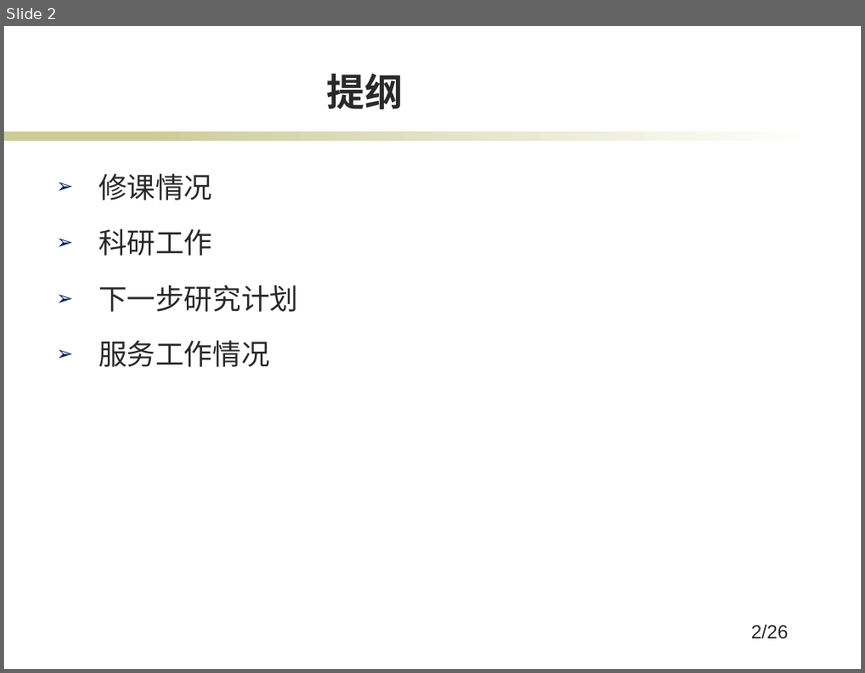
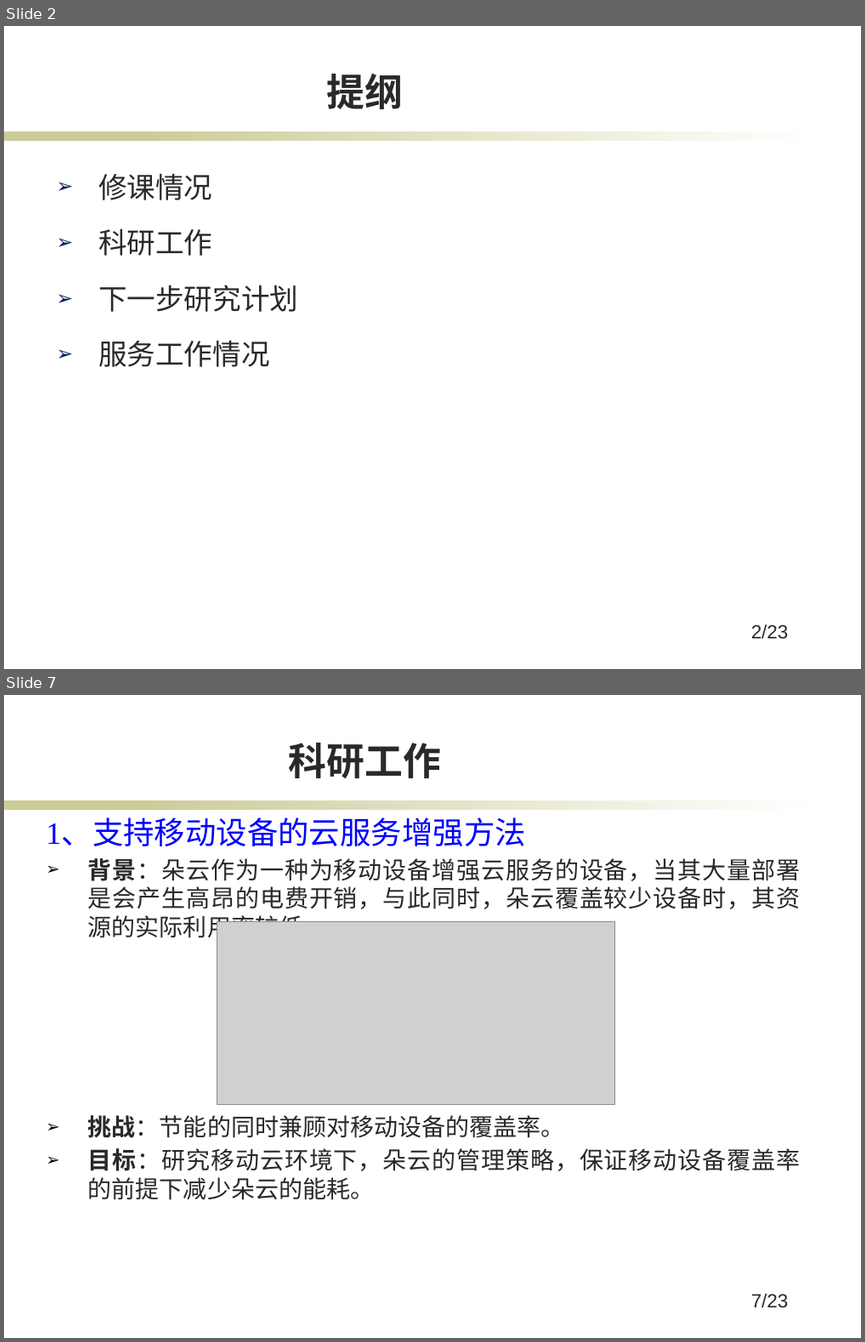
Before and after one commit to jkfhklh/papers-reading, a slide deck: 中期考核2018/B14.pptx. Shown one above the other, each under a label of ours: slide 2 before the commit, slides 2 and 7 after it; the slides between them are not shown. The pictures are 865x673 and 865x1342 pixels, drawn with LibreOffice and Linux fonts; fonts in the diff are those of the drawing; grey boxes stand for pictures; background and template pictures are left out. Boxes give left, top, right and bottom in pixels: in the first picture for what was removed or moved away, otherwise in the second. Text is boxed around its words. In the diff, an @@ line names an element or a change of style, - is before the commit and + after.

```diff
--- a/中期考核2018/B14.pptx
+++ b/中期考核2018/B14.pptx
@@ slide 7 added at [4,695,861,1338], background #FFFFFF; not listed: 2 template elements that a slide beside it also shows @@
@@ title added at [289,743,441,778], 32 pt, text #292929, bold @@
+科研工作
@@ text added at [46,820,800,1200], 20 pt, text #292929 @@
+1、支持移动设备的云服务增强方法
+➢ 背景：朵云作为一种为移动设备增强云服务的设备，当其大量部署是会产生高昂的电费开销，与此同时，朵云覆盖较少设备时，其资源的实际利用率较低。
+➢ 挑战：节能的同时兼顾对移动设备的覆盖率。
+➢ 目标：研究移动云环境下，朵云的管理策略，保证移动设备覆盖率的前提下减少朵云的能耗。
@@ picture added at [217,922,615,1105] @@
@@ page number added at [751,1293,788,1308], 16 pt, text #292929 @@
+7/23
@@ page number at [751,624,788,639]: text changed @@
-2/26
+2/23
```
Also in this commit, not shown: 3 slides changed, 18 other slides added, 6 slides removed.
